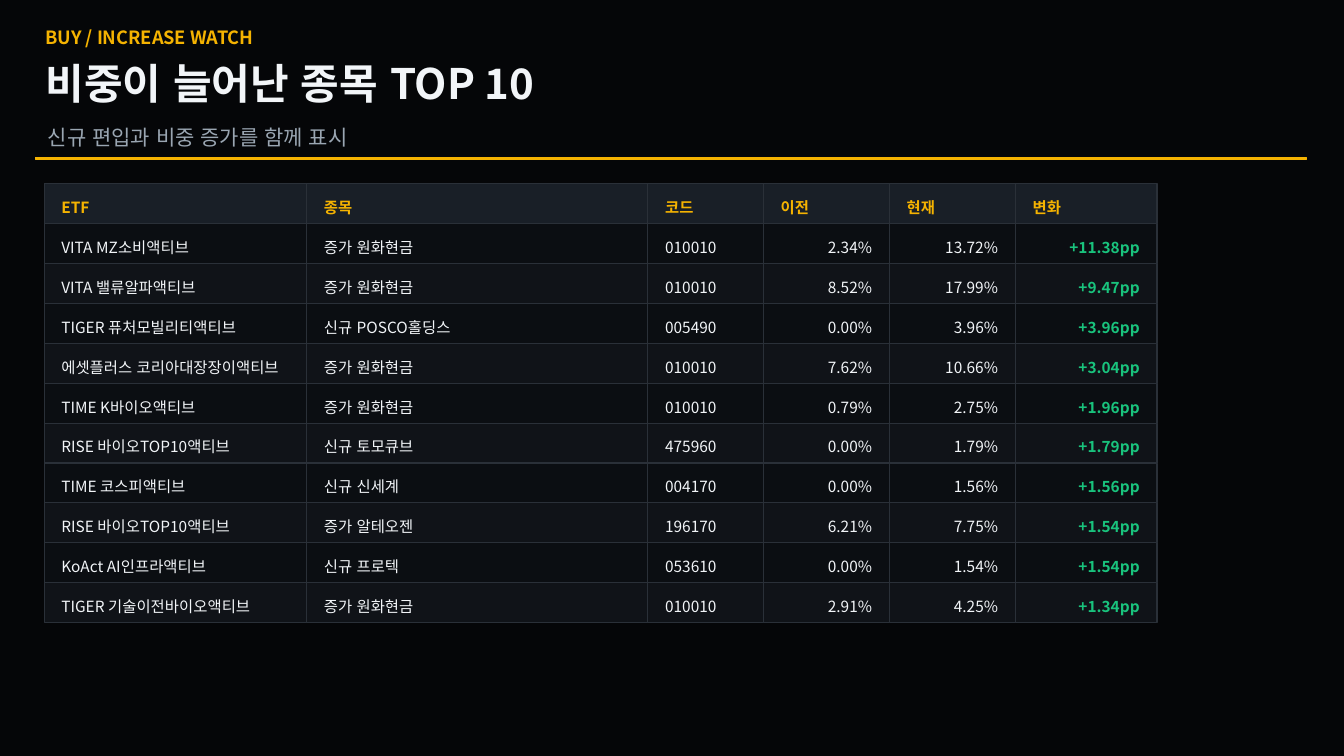
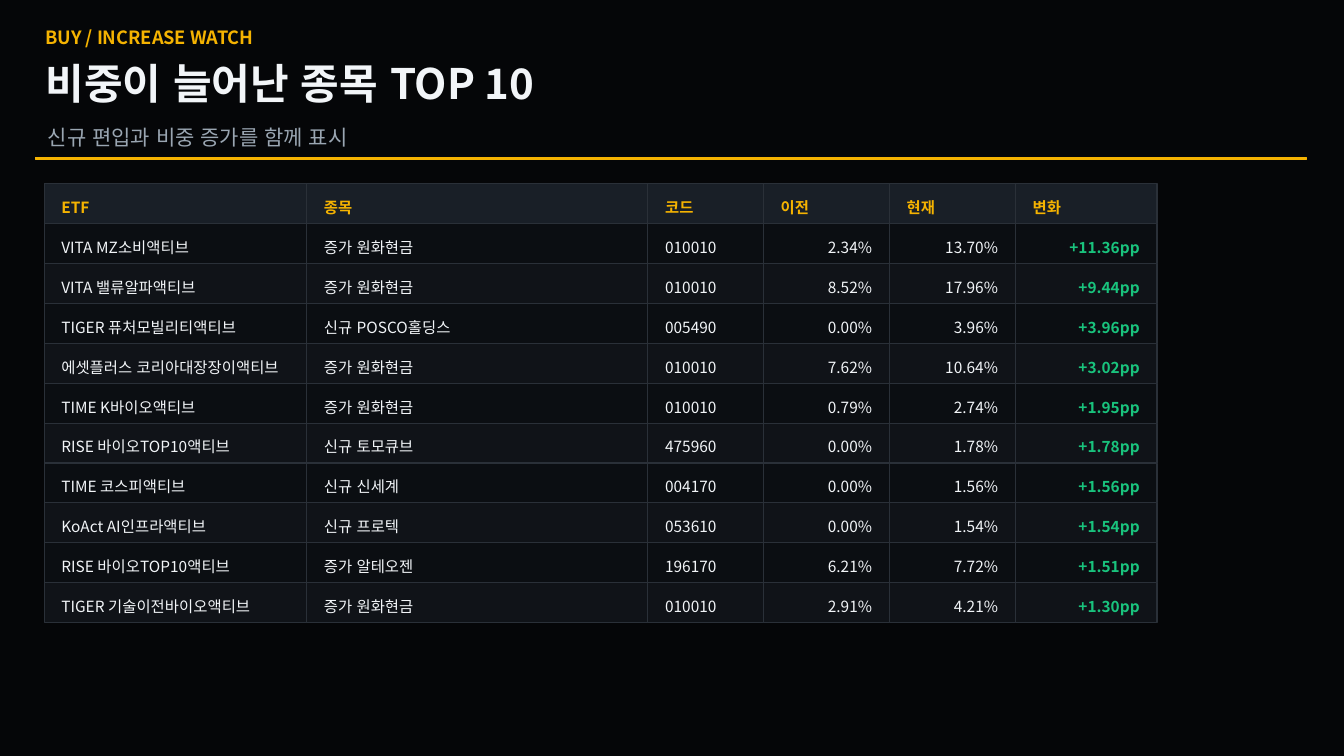
Before and after one commit to se2in/ETF_KRX, a slide deck: slide 3 of docs/latest_changes.pptx. Drawn at 1344x756 pixels with LibreOffice and Linux fonts; fonts in the diff are those of the drawing. Boxes give left, top, right and bottom in pixels: in the first picture for what was removed or moved away, otherwise in the second. Text is boxed around its words. In the diff, an @@ line names an element or a change of style, - is before the commit and + after.

```diff
--- a/docs/latest_changes.pptx
+++ b/docs/latest_changes.pptx
@@ text at box(945, 241, 998, 253): text changed @@
-13.72%
+13.70%
@@ text at box(945, 281, 998, 293): text changed @@
-17.99%
+17.96%
@@ text at box(1078, 281, 1139, 297): text changed @@
-+9.47pp
++9.44pp
@@ text at box(945, 361, 998, 373): text changed @@
-10.66%
+10.64%
@@ text at box(1078, 361, 1139, 377): text changed @@
-+3.04pp
++3.02pp
@@ text at box(954, 401, 998, 413): text changed @@
-2.75%
+2.74%
@@ text at box(1078, 401, 1139, 417): text changed @@
-+1.96pp
++1.95pp
@@ text at box(954, 440, 998, 452): text changed @@
-1.79%
+1.78%
@@ 5 texts: place and size @@
-5 texts at box(61, 559, 998, 574)
+5 texts at box(61, 519, 998, 534)
@@ 4 texts: place and size @@
-4 texts at box(61, 519, 872, 533)
+4 texts at box(61, 559, 872, 574)
@@ text at box(954, 560, 998, 572): text changed @@
-7.75%
+7.72%
@@ text at box(1078, 561, 1139, 576): text changed @@
-+1.54pp
++1.51pp
@@ text at box(954, 600, 998, 612): text changed @@
-4.25%
+4.21%
@@ text at box(1078, 600, 1139, 616): text changed @@
-+1.34pp
++1.30pp
```
Also in this commit, not shown: 4 other slides changed, 1 other file.
